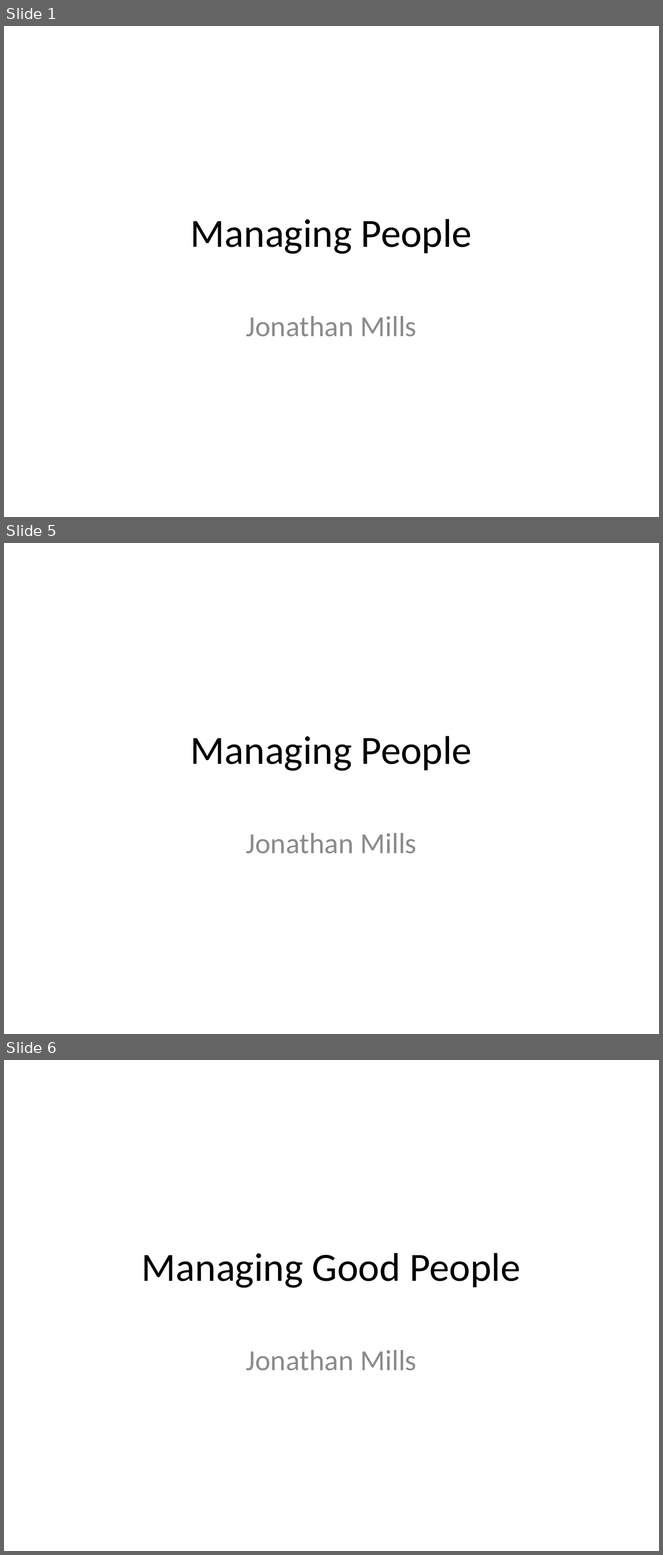
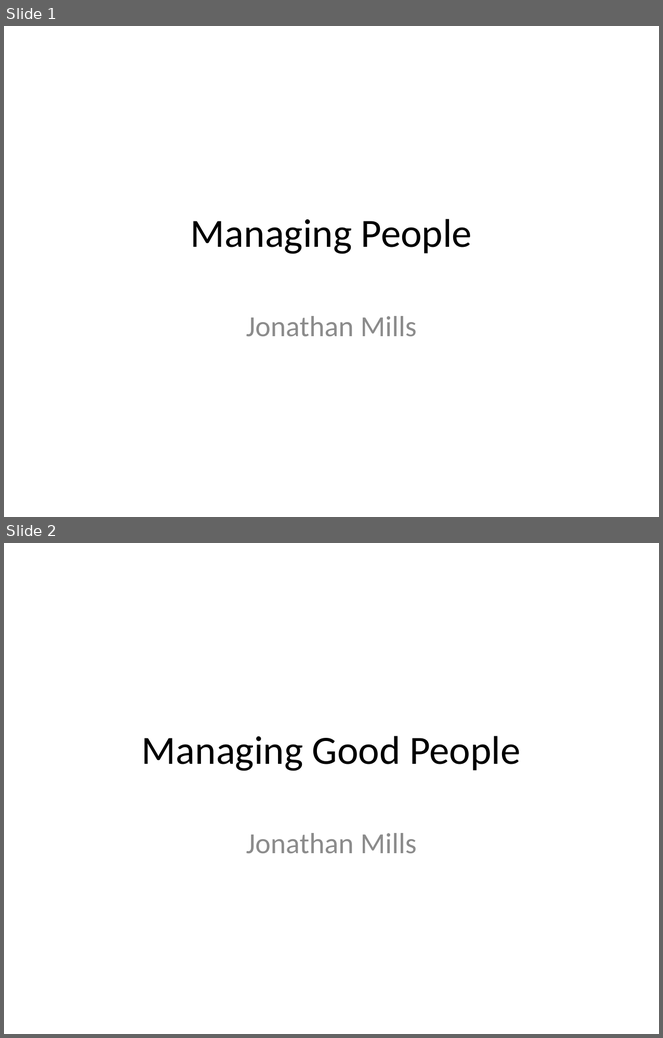
Before and after one commit to jonathanfmills/SessionSlides, a slide deck: ManagingAgileDevs.pptx. Shown one above the other, each under a label of ours: slides 1, 5 and 6 before the commit, slides 1 and 2 after it; the slides between them are not shown. The pictures are 663x1555 and 663x1038 pixels, drawn with LibreOffice and Linux fonts; fonts in the diff are those of the drawing. Boxes give left, top, right and bottom in pixels: in the first picture for what was removed or moved away, otherwise in the second. Text is boxed around its words. In the diff, an @@ line names an element or a change of style, - is before the commit and + after.

```diff
--- a/ManagingAgileDevs.pptx
+++ b/ManagingAgileDevs.pptx
@@ slide 5 removed at (4, 543, 659, 1034), background #FFFFFF @@
@@ title removed at (191, 736, 472, 771) @@
-Managing People
@@ subtitle removed at (246, 833, 417, 854) @@
-Jonathan Mills
@@ what was slide 6 is now slide 2 @@
```
Also in this commit, not shown: 1 slide added, 3 other slides removed, 2 other files.
